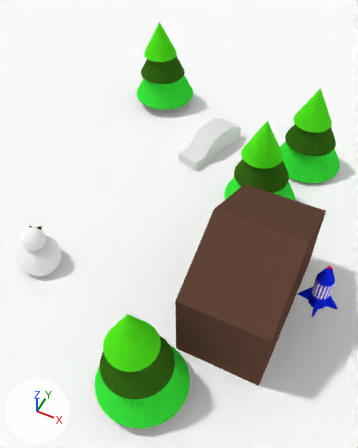
One commit to the Blender file en/resources/snow-scene.blend: the scene before it, then after it.
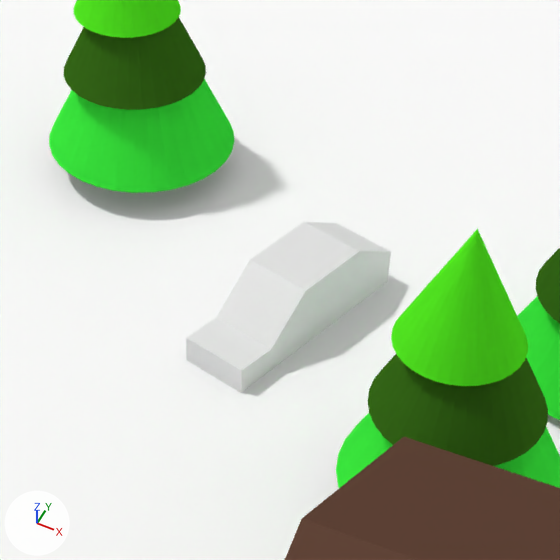
Old and new are each drawn whole from a 50 mm camera at (1.71, -8.19, 10.29) aimed at (-2.14, -0.49, 0.67) and again close up on the part from 34% to 82% of the width and 11% to 50% of the height. The axes (+X, +Y, +Z) are drawn at lower left. The lights are the same throughout. Both versions are drawn at frame 40 of the action 'Cube.001Action'; the numbers are the values there.

The scene before the commit, as lines of its bpy script (objects in view):
```python
me_cone_002 = bpy.data.meshes.new('Cone.002')
me_cone_002.from_pydata(...)  # a 32-sided cone pointing to +z spanning x -1.0..1.0, y -1.0..1.0, z -1.0..1.0
me_cone_002.materials.append(mat_green2)  # green #51e721
me_cube_002 = bpy.data.meshes.new('Cube.002')
me_cube_002.from_pydata(...)  # 20 vertices, 18 faces; spans x -1.0..1.0, y -6.25..0.22, z -1.0..1.02
me_plane = bpy.data.meshes.new('Plane')
me_plane.from_pydata([(-1.0, -1.0, 0.0), (1.0, -1.0, 0.0), (-1.0, 1.0, 0.0), (1.0, 1.0, 0.0)], [], [(0, 1, 3, 2)])
me_plane.materials.append(mat_white)  # white #ffffff
ob_cone_002 = bpy.data.objects.new('Cone.002', me_cone_002)
ob_cone_002.parent = ob_cylinder_001
ob_cone_002.matrix_parent_inverse = Matrix(((11.12, 0.0, 0.0, 62.09), (0.0, 11.12, 0.0, -84.09), (0.0, 0.0, 11.12, 0.457), (0.0, 0.0, 0.0, 1.0)))
ob_cone_002.location = (-5.622, 7.538, 2.172)
ob_cone_002.scale = (0.543, 0.543, 0.543)
ob_cube_001 = bpy.data.objects.new('Cube.001', me_cube_002)
ob_cube_001.location = (-3.26, 2.41, 0.32)
ob_cube_001.rotation_euler = (0.0, 0.0, 2.866)  # degrees (0, 0, 164)
ob_cube_001.scale = (0.347, 0.347, 0.347)
ob_plane = bpy.data.objects.new('Plane', me_plane)
ob_plane.location = (0.22, -0.62, -0.01)
ob_plane.scale = (60.1, 60.1, 60.1)
# also in view: 'Cone.008' at (-0.71, 1.75, 1.34); 'Cone.009' at (0.01, 4.08, 1.1); 'Cone.007' at (-0.75, 1.71, 1.91); 'Cone.010' at (-0.03, 4.04, 1.67); 'Cone' at (-5.51, 5.14, 1.3)
```
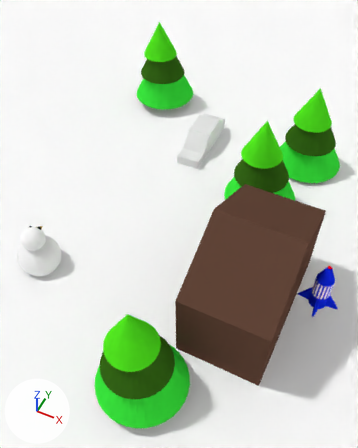
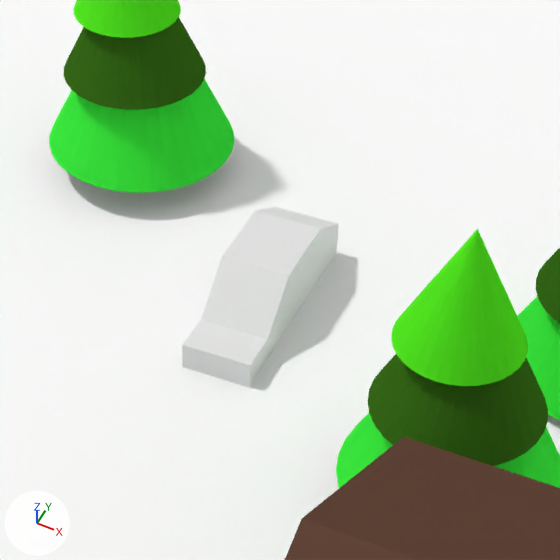
What the commit changed:
Object 'Cube.001' (ob_cube_001) turns from (0, 0, 164) to (0, 0, 182) degrees about x, y and z.

What differs and where, as boxes (x1, y1, x2, y2) in the close-ups (560 x 560 px):
'Cube.001', turned: before (186, 222, 391, 393); after (182, 207, 339, 387)
